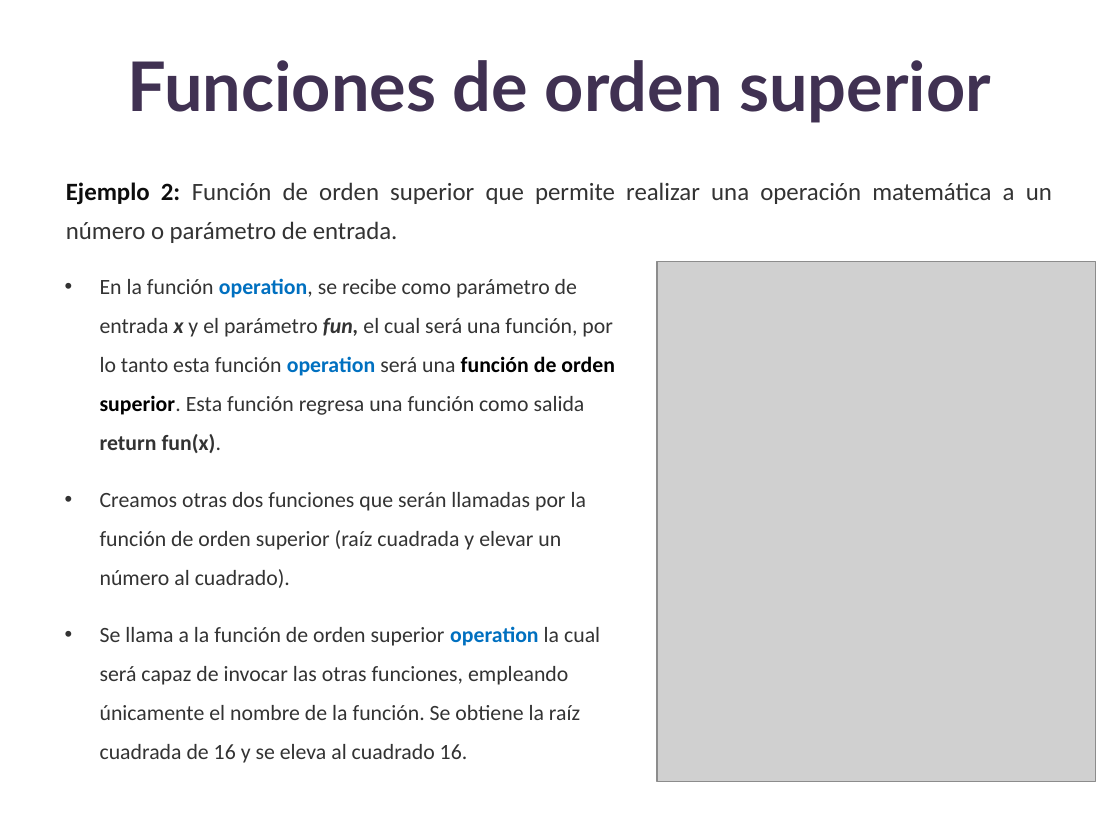
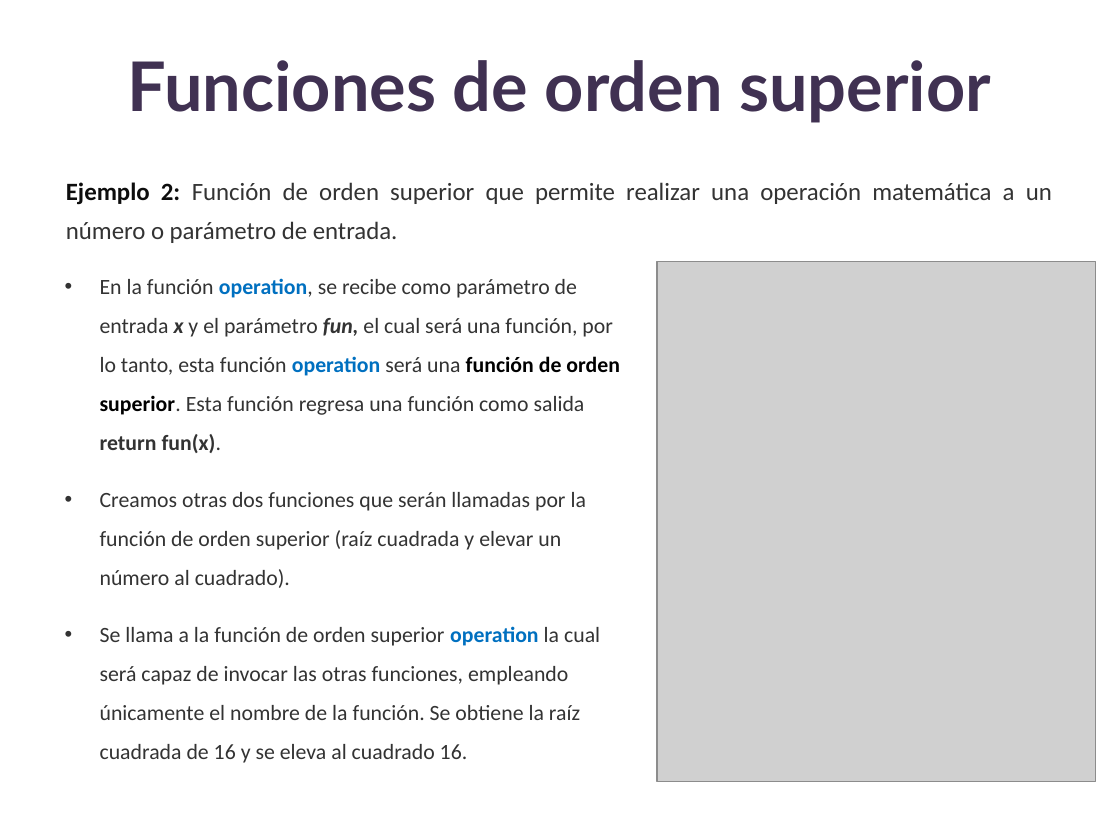
Before and after one commit to lizetheP/Analitica, a slide deck: slide 3 of CalendarioAgo25/presentaciones/12_FuncionesOrdenSuperior.pptx. Drawn at 1120x840 pixels with LibreOffice and Linux fonts; fonts in the diff are those of the drawing; grey boxes stand for pictures. Boxes give left, top, right and bottom in pixels: in the first picture for what was removed or moved away, otherwise in the second. Text is boxed around its words. In the diff, an @@ line names an element or a change of style, - is before the commit and + after.

```diff
--- a/CalendarioAgo25/presentaciones/12_FuncionesOrdenSuperior.pptx
+++ b/CalendarioAgo25/presentaciones/12_FuncionesOrdenSuperior.pptx
@@ text at [100,278,620,453]: text changed @@
-• En la función operation, se recibe como parámetro de entrada x y el parámetro fun, el cual será una función, por lo tanto esta función operation será una función de orden superior. Esta función regresa una función como salida return fun(x).
+• En la función operation, se recibe como parámetro de entrada x y el parámetro fun, el cual será una función, por lo tanto, esta función operation será una función de orden superior. Esta función regresa una función como salida return fun(x).
```
Also in this commit, not shown: 2 other files.
